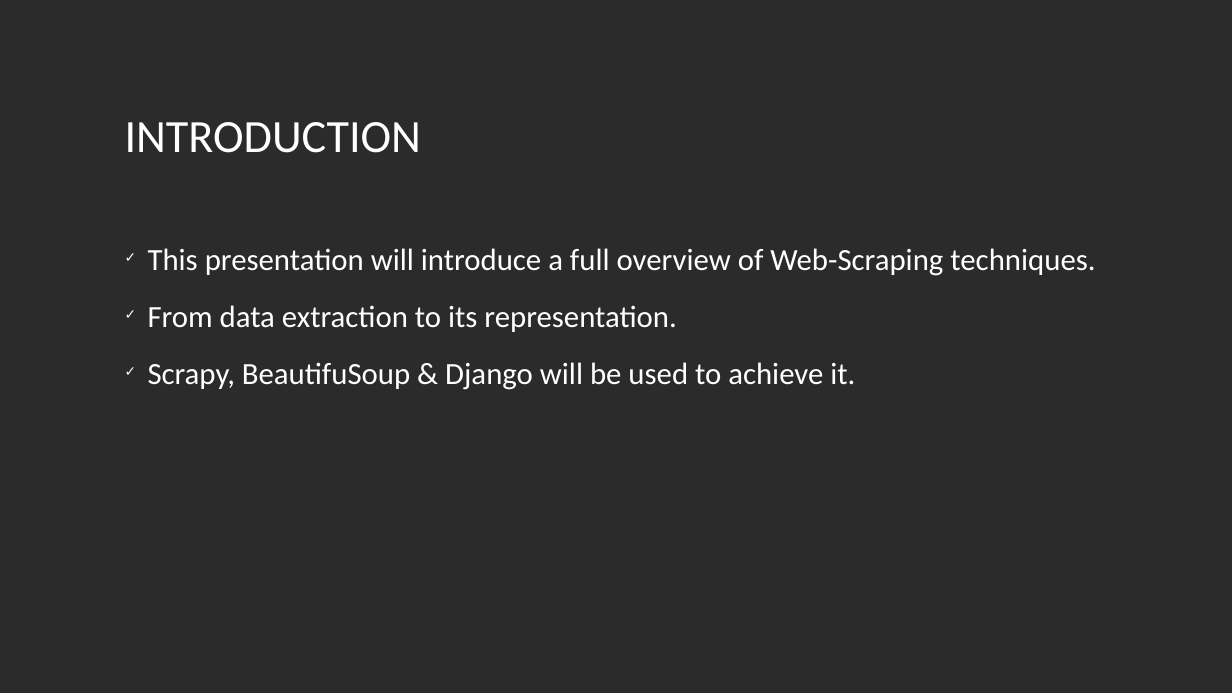
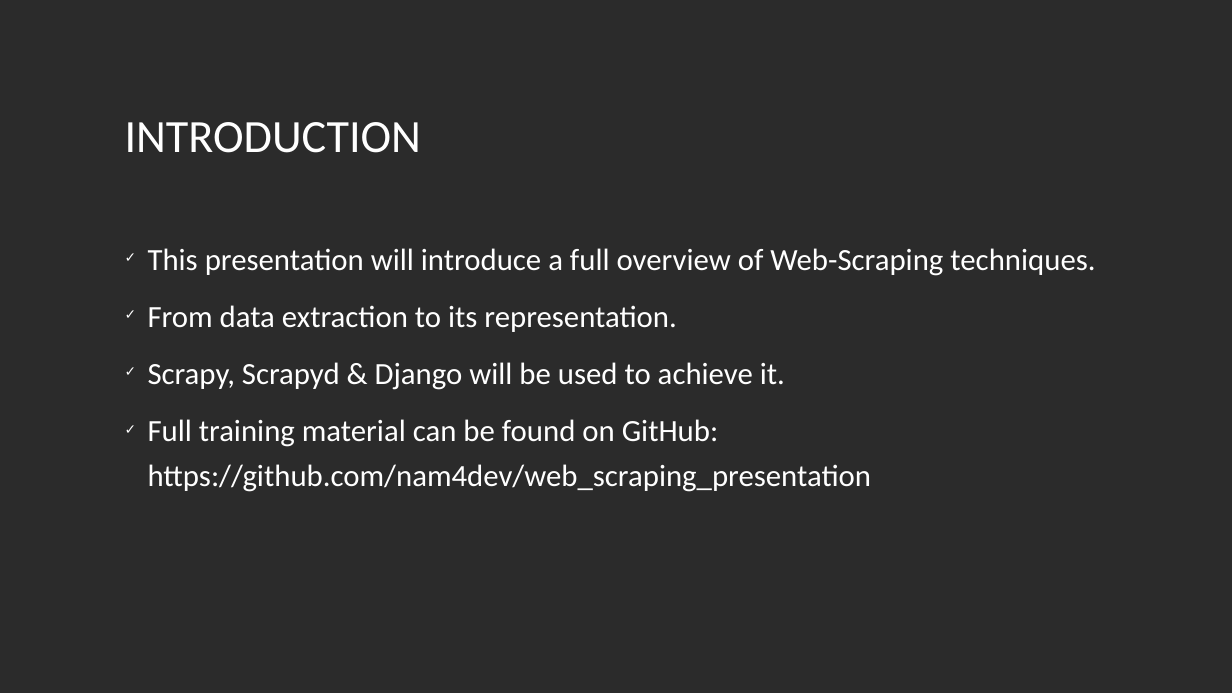
Before and after one commit to nam4dev/web_scraping_presentation, a slide deck: slide 3 of presentation/webscrapping_presentation.odp. Drawn at 1232x693 pixels with LibreOffice and Linux fonts; fonts in the diff are those of the drawing; background and template pictures are left out; a plain dark background stands for a picture behind light text. Boxes give left, top, right and bottom in pixels: in the first picture for what was removed or moved away, otherwise in the second. Text is boxed around its words. In the diff, an @@ line names an element or a change of style, - is before the commit and + after.

Commit message:
[Pymug] Add Scrapyd feature

```diff
--- a/presentation/webscrapping_presentation.odp
+++ b/presentation/webscrapping_presentation.odp
@@ text at (x1=148, y1=362, x2=872, y2=492): text changed @@
-✓ Scrapy, BeautifuSoup & Django will be used to achieve it.
+✓ Scrapy, Scrapyd & Django will be used to achieve it.
+✓ Full training material can be found on GitHub: https://github.com/nam4dev/web_scraping_presentation
```
Also in this commit, not shown: 9 other slides changed, 3 slides added, 13 other files.
